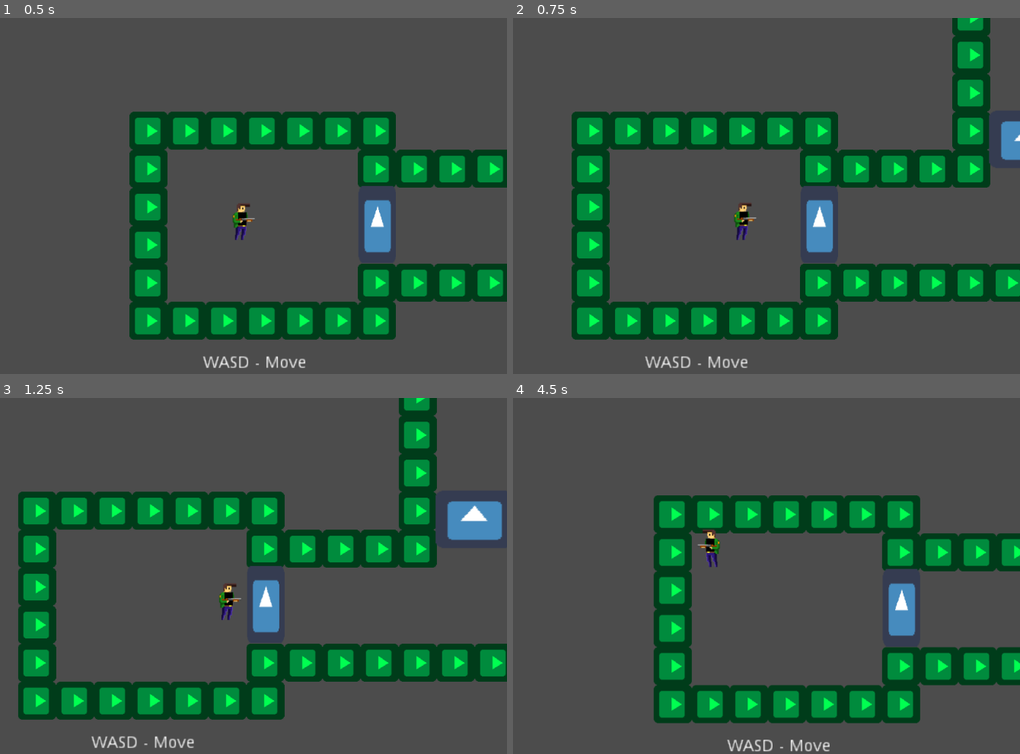
Above: before the commit, frames 1-4 (two rows, left to right).
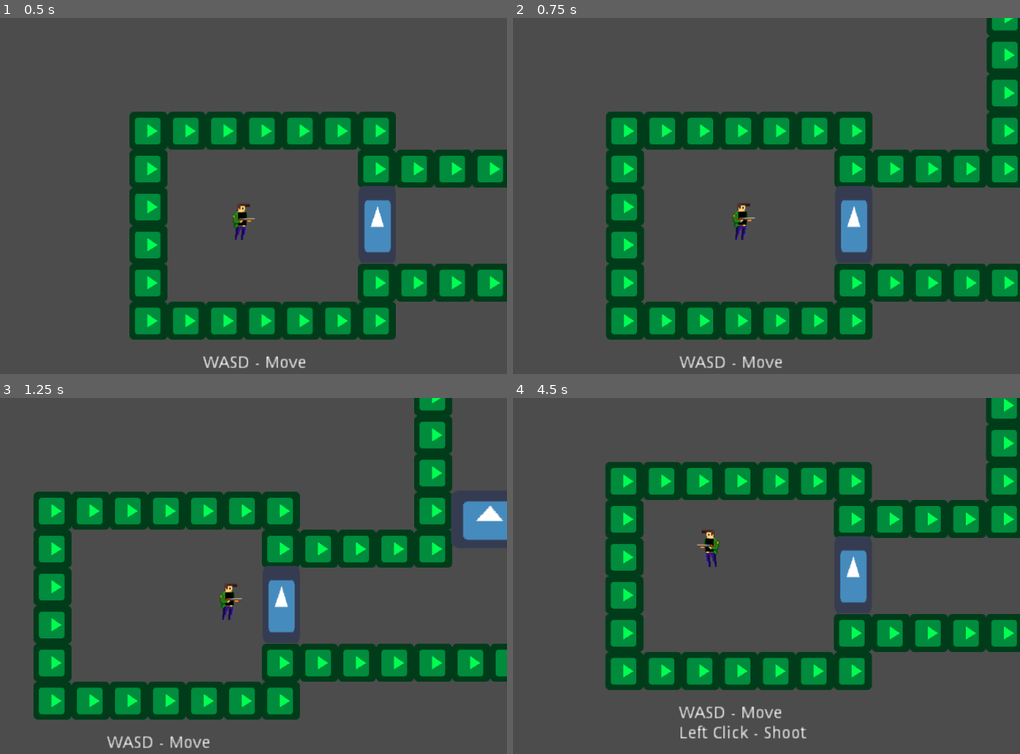
Above: after the commit, the same moments.

Repository: NicoCarpe/OneShot
Game: Godot game, scene res://Scenes/Levels/Level1.tscn
Two runs of this game, one before a commit and one after it. Both use one fixed random seed, a clock stepped at 60 frames per second and the inputs below. The engine's default icon, where the game draws it, is replaced by a stand-in: a white triangle on a blue panel in a dark square.
Inputs (mouse positions are in pixels of both pictures, inside the frame that each line leads up to):
- Up to frame 1 (0.5 s): no input
- Up to frame 2 (0.75 s): tap Enter at 0.5 s; move the mouse to (847, 178) at 0.52 s; hold Right (ui_right) from 0.53 s (still down)
- Up to frame 3 (1.25 s): keep holding Right (ui_right)
- Up to frame 4 (4.5 s): move the mouse to (594, 593) at 1.27 s; release Right (ui_right) at 1.28 s; hold Down (ui_down) 1.28-2.03 s; move the mouse to (776, 497) at 2.02 s; hold Right (ui_right) 2.03-2.78 s; move the mouse to (685, 647) at 2.77 s; hold Up (ui_up) 2.78-3.53 s; move the mouse to (898, 629) at 3.52 s; hold Left (ui_left) from 3.53 s (still down); move the mouse to (533, 522) at 4.27 s

Frame 1 is identical in both runs. In frame 2, 21% of the frame differs, in the area x 11-100%, y 0-99%; in frame 3, 21%; in frame 4, 40%, in the area x 18-100%, y 0-100%.

Commit message:
Bullet has carry weight now

Diff:
--- a/Scenes/Levels/Level6.tscn
+++ b/Scenes/Levels/Level6.tscn
@@ -51,4 +51,4 @@
 [node name="Goal" parent="." index="6" instance=ExtResource( 4 )]
 
 position = Vector2( 979.669, 1056.84 )
-level = "Null"
+level = "Level1"
--- a/Scripts/Player.gd
+++ b/Scripts/Player.gd
@@ -1,6 +1,7 @@
 extends KinematicBody2D
 
 export var NORMAL_SPEED = 500
+var WITH_BULLET_SPEED = 200
 var MOTION_SPEED = NORMAL_SPEED
 #onready var SpriteNode = get_node("Sprite")
 onready var AnimNode = get_node("AnimationPlayer")
@@ -23,6 +24,7 @@
 
 func _ready():
 	set_physics_process(true)
+	MOTION_SPEED = WITH_BULLET_SPEED
 	#RayNode = get_node("RayCast2D")	#For directions
 #	CollisionNode = get_node("Collision")
 #	lastTransferPoint = position
@@ -71,10 +73,10 @@
 #	elif movedir.y < 0:
 #		anim = "PlayerWalkingUp"
 	if movedir.x > 0:
-		anim = "PlayerWalkingRight"
+		#anim = "PlayerWalkingRight"
 		$Sprite.flip_h = false
 	elif movedir.x < 0:
-		anim = "PlayerWalkingRight"
+		#anim = "PlayerWalkingRight"
 		$Sprite.flip_h = true
 
 	if SHOOT && canShoot:
@@ -92,6 +94,7 @@
 			#$PlayerAudio.volume_db = Global.masterSound
 			$PlayerAudio.play()
 			bulletShootDelay(1)
+			MOTION_SPEED = NORMAL_SPEED
 			var recoilDir = Vector2(1,0).rotated(get_angle_to(mousePos))
 			var motion = -recoilDir.normalized() * MOTION_SPEED*3
 			move_and_collide(motion*delta)
@@ -109,6 +112,7 @@
 		if collision.collider.is_in_group("Bullet"):
 			collision.collider.queue_free()
 			haveBullet = true
+			MOTION_SPEED = WITH_BULLET_SPEED
 		move_and_slide(motion)
 	if movedir == Vector2():
 		anim = "Idle"
Not shown, added: Audio Files/1Gunshot.wav.import
Not shown, added: Audio Files/1GunshotNobullet.wav.import
Not shown, added: Audio Files/1shotVoiceclip.wav.import
Not shown, added: Audio Files/OneshotGunVer1.wav.import
Not shown, added: Audio Files/PlayerDeathScream.wav.import
Not shown, changed: Audio/1Gunshot.wav.import
Not shown, changed: Audio/1GunshotNobullet.wav.import
Not shown, changed: icon.png.import
